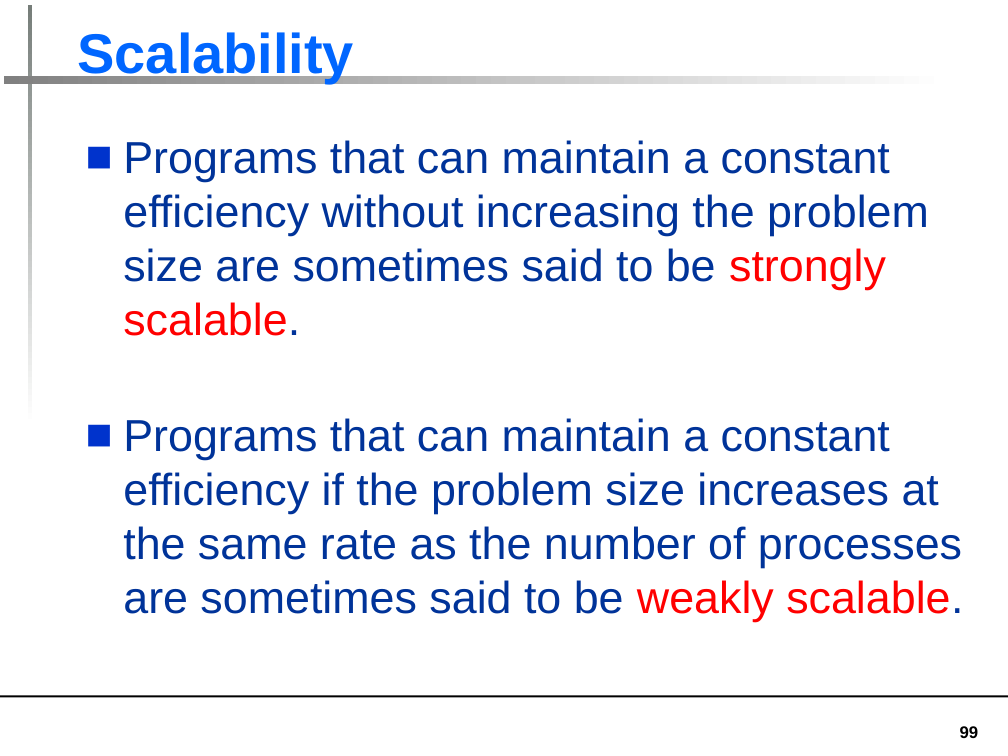
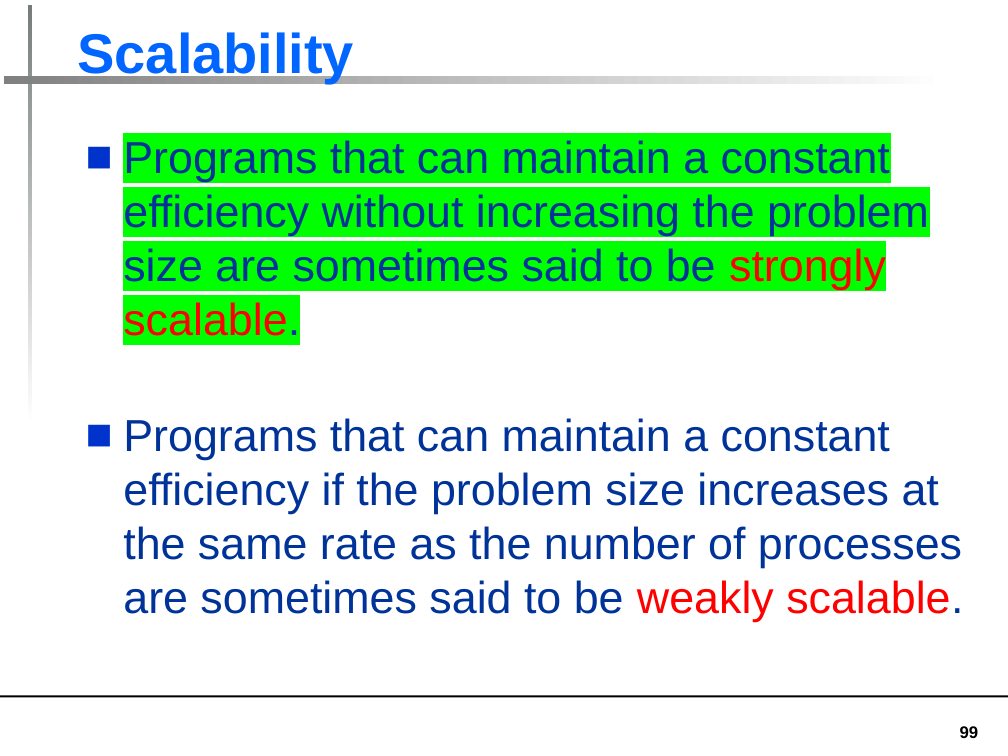
Before and after one commit to aditya-kumar-129/SEM7, a slide deck: slide 99 of PP LAB/MPI LAB TEST/MPI Theory.pptx. Drawn at 1008x756 pixels with LibreOffice and Linux fonts; fonts in the diff are those of the drawing. Boxes give left, top, right and bottom in pixels: in the first picture for what was removed or moved away, otherwise in the second. Text is boxed around its words. In the diff, an @@ line names an element or a change of style, - is before the commit and + after.

```diff
--- a/PP LAB/MPI LAB TEST/MPI Theory.pptx
+++ b/PP LAB/MPI LAB TEST/MPI Theory.pptx
@@ text at (123,140,929,336): highlight none to #00FF00 in "Programs that can maintain a constant efficiency ..." @@
```
Also in this commit, not shown: 25 other slides changed, 1 other file.
